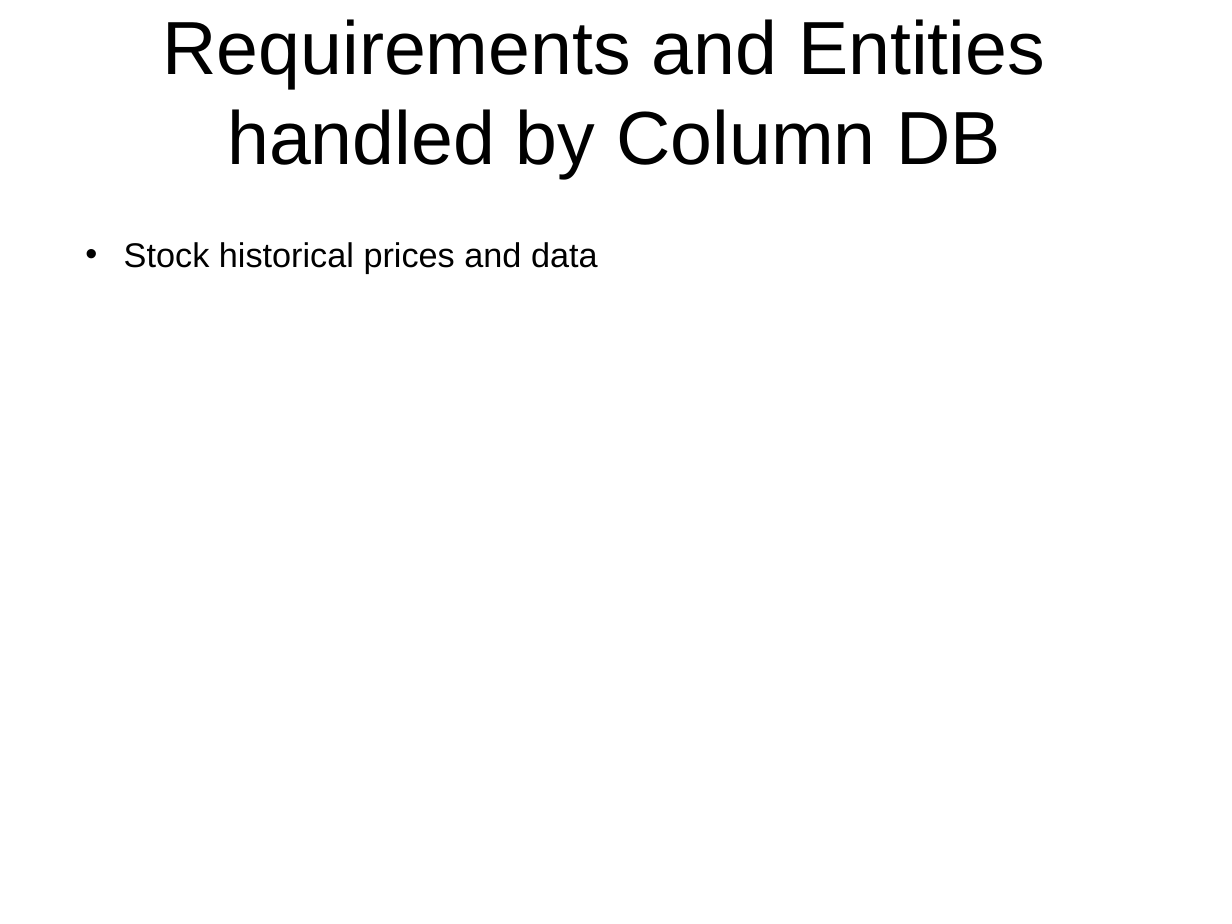
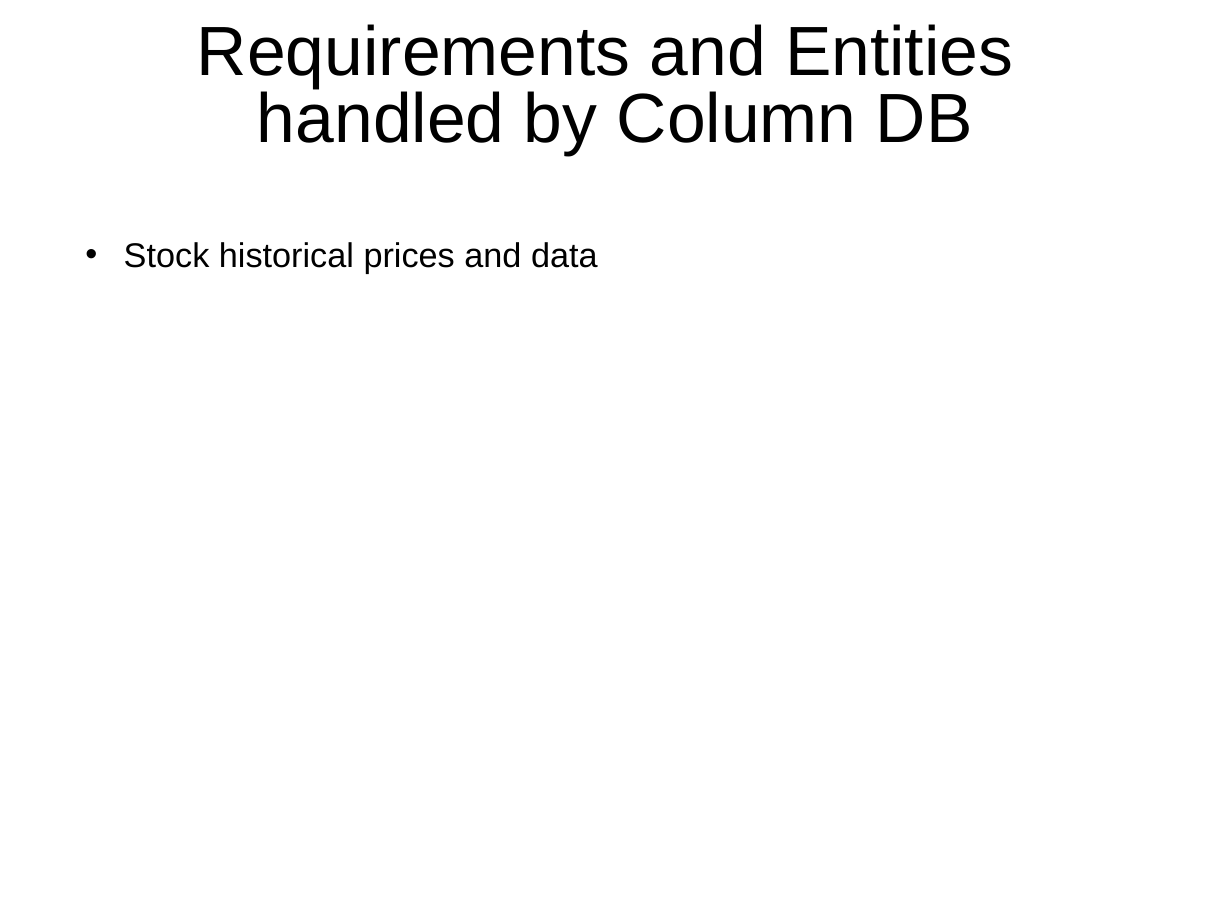
Before and after one commit to rambodrahmani/stocksim, a slide deck: slide 7 of documentation/stocksim_preliminary_presentation.pptx. Drawn at 1232x924 pixels with LibreOffice and Linux fonts; fonts in the diff are those of the drawing; background and template pictures are left out. Boxes give left, top, right and bottom in pixels: in the first picture for what was removed or moved away, otherwise in the second. Text is boxed around its words. In the diff, an @@ line names an element or a change of style, - is before the commit and + after.

```diff
--- a/documentation/stocksim_preliminary_presentation.pptx
+++ b/documentation/stocksim_preliminary_presentation.pptx
@@ text "Requirements and Entities handled by ..." at [197,24,1013,156]: size 44 to 40.7 pt; line spacing 1 to 0.8 @@
```
Also in this commit, not shown: 3 other slides changed, 2 other files.
